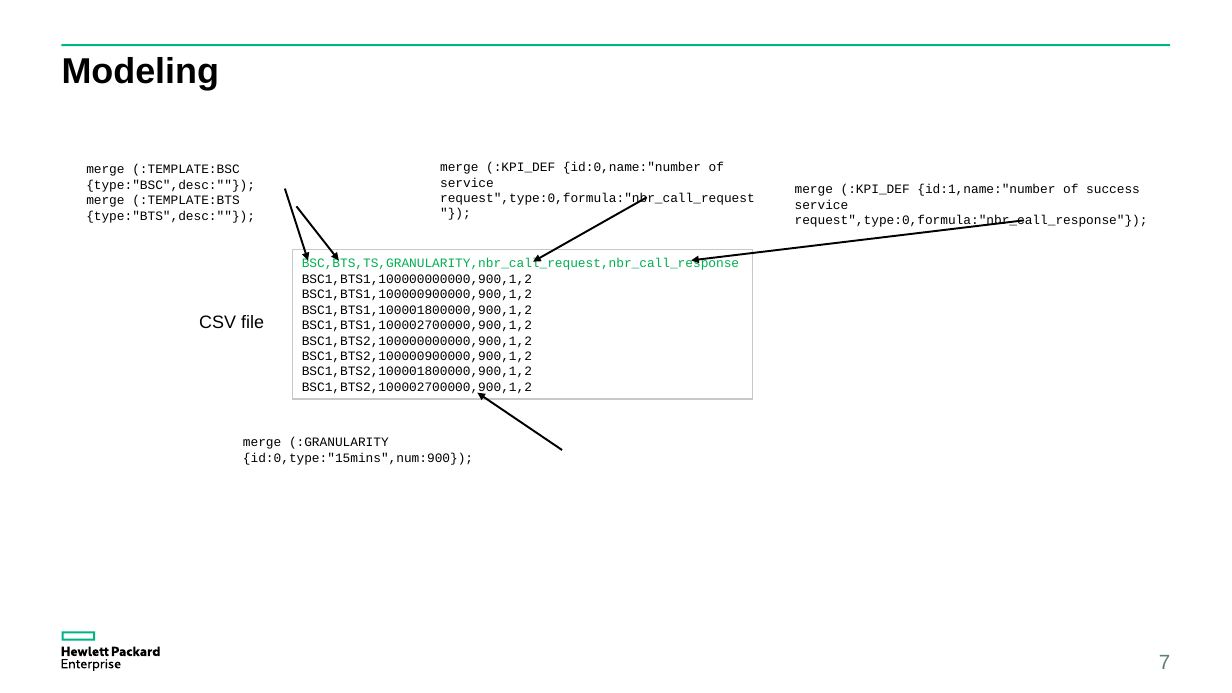
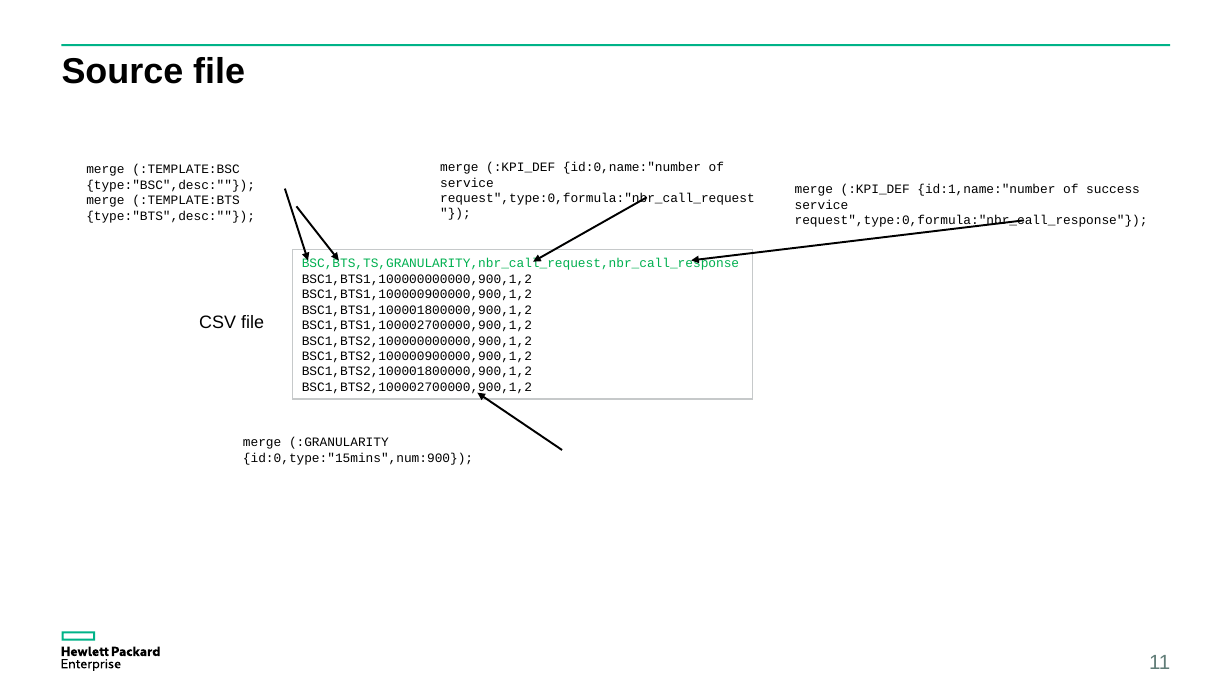
Before and after one commit to yzgang76/MPM, a slide deck: slide 11 of doc/MPM idea.pptx (slide 7 before the commit). Drawn at 1232x693 pixels with LibreOffice and Linux fonts; fonts in the diff are those of the drawing. Boxes give left, top, right and bottom in pixels: in the first picture for what was removed or moved away, otherwise in the second. Text is boxed around its words. In the diff, an @@ line names an element or a change of style, - is before the commit and + after.

```diff
--- a/doc/MPM idea.pptx
+++ b/doc/MPM idea.pptx
@@ title at box(62, 57, 245, 84): text changed @@
-Modeling
+Source file
@@ page number at box(1149, 655, 1170, 669): text changed @@
-7
+11
```
Also in this commit, not shown: 4 other slides changed, 7 slides added, 1 slide removed, 1 other file.
